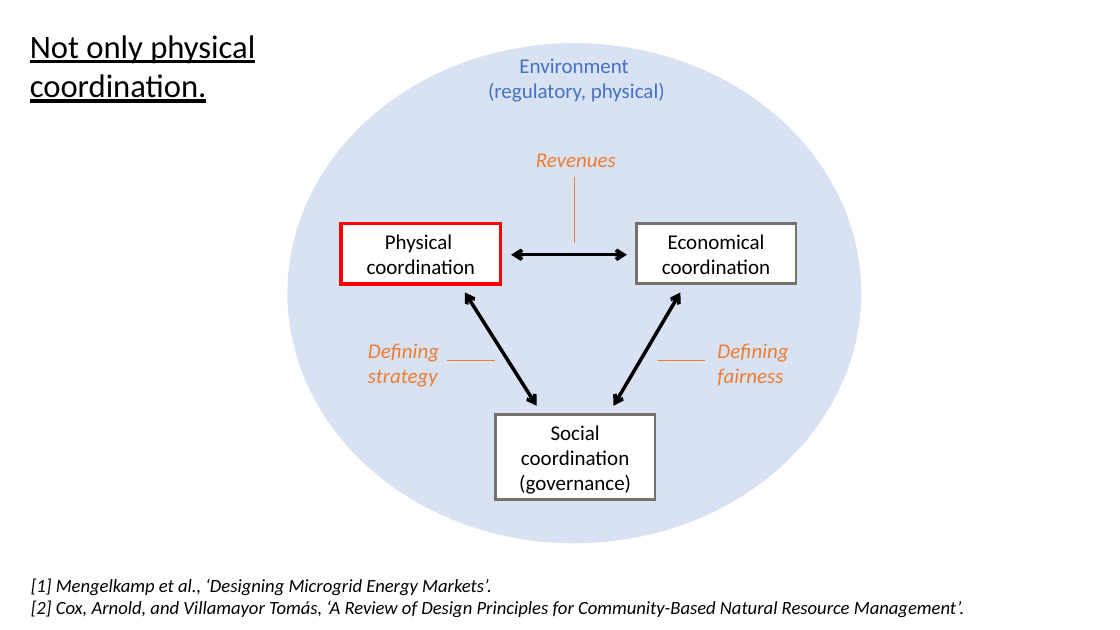
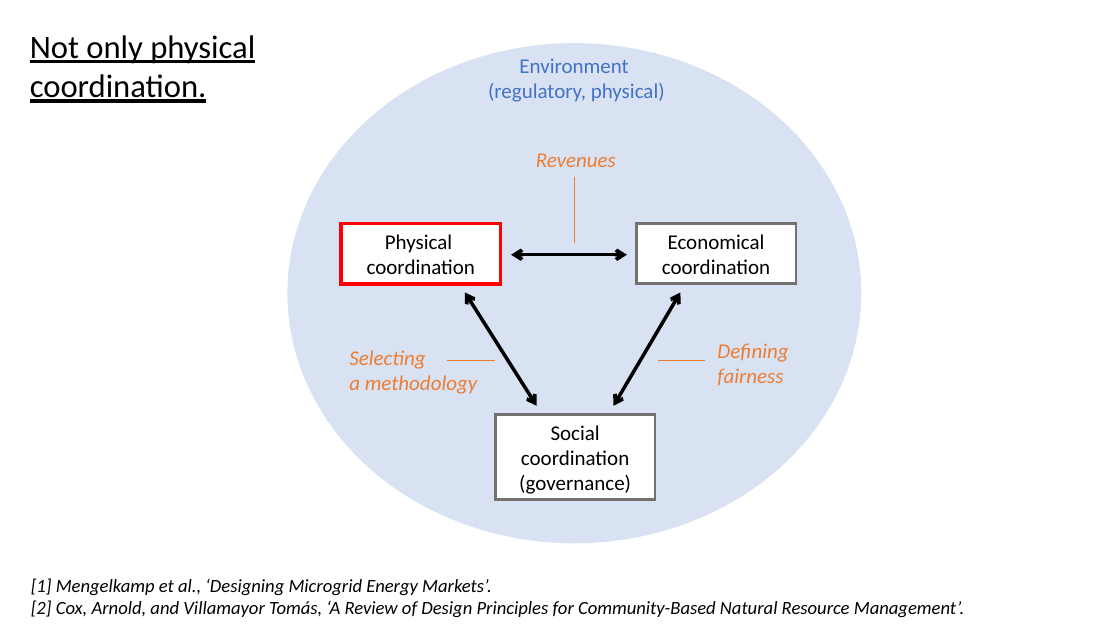
Before and after one commit to Jonathan56/supplementary_thesis, a slide deck: slide 37 of figures.pptx (slide 38 before the commit). Drawn at 1120x630 pixels with LibreOffice and Linux fonts; fonts in the diff are those of the drawing. Boxes give left, top, right and bottom in pixels: in the first picture for what was removed or moved away, otherwise in the second. Text is boxed around its words. In the diff, an @@ line names an element or a change of style, - is before the commit and + after.

```diff
--- a/figures.pptx
+++ b/figures.pptx
@@ text at (x1=349, y1=350, x2=477, y2=394): text changed @@
-Defining strategy
+Selecting
+a methodology
```
Also in this commit, not shown: 9 other slides changed, 13 slides added, 6 slides removed, 19 other files.
